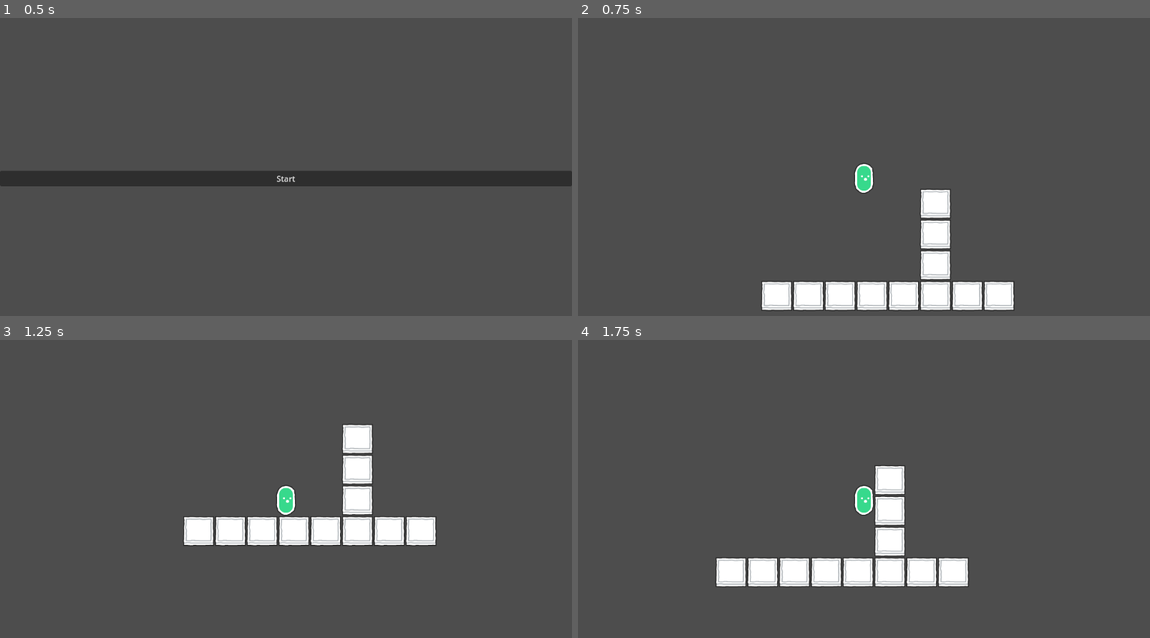
Above: before the commit, frames 1-4 (two rows, left to right).
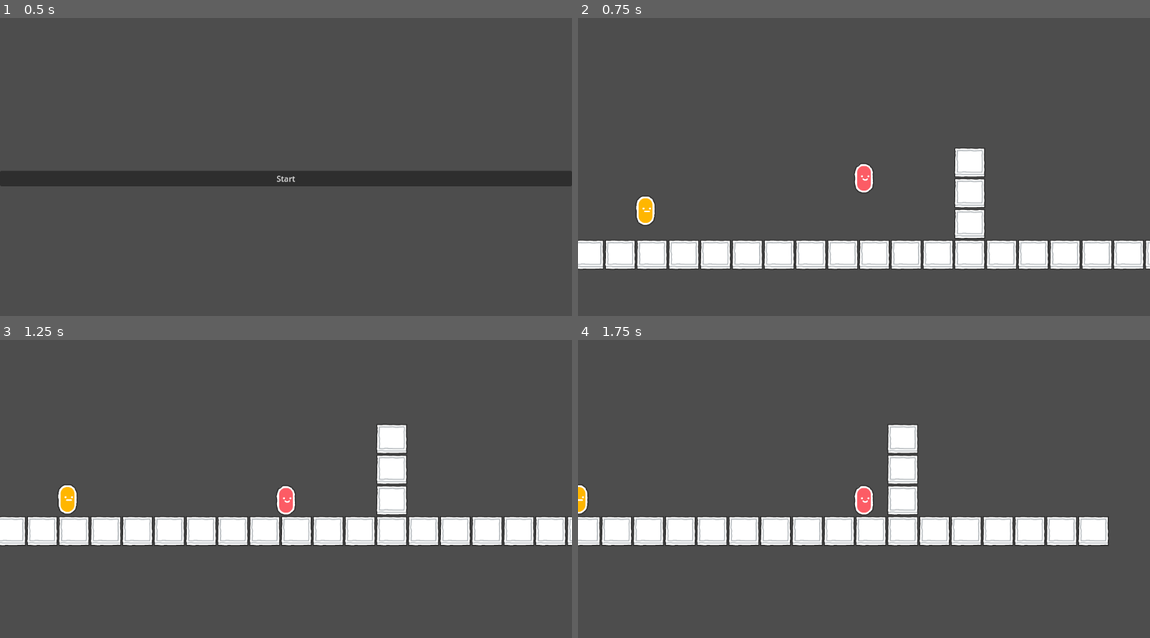
Above: after the commit, the same moments.

Repository: Alloces/DeadIsGood
Game: Godot game, scene res://MainMenu.tscn
The game is run twice, just before and just after one commit, with the same random seed, the same clock (stepped at 60 frames per second) and the same inputs.
Inputs:
- Up to frame 1 (0.5 s): no input
- Up to frame 2 (0.75 s): click "Start" at 0.5 s
- Up to frame 3 (1.25 s): no input
- Up to frame 4 (1.75 s): tap Enter (ui_accept) at 1.25, 1.52 s; hold Right (ui_right) from 1.28 s (still down)

Frame 1 is identical in both runs. In frame 2, 16% of the frame differs, in the area x 0-100%, y 43-99%; in frame 3, 9.9%; in frame 4, 15%.

Commit message:
add npc

Diff:
--- a/scenes/Levels/Level_1.tscn
+++ b/scenes/Levels/Level_1.tscn
@@ -1,7 +1,8 @@
-[gd_scene load_steps=5 format=3 uid="uid://ni2chbecqsvi"]
+[gd_scene load_steps=6 format=3 uid="uid://ni2chbecqsvi"]
 
 [ext_resource type="Texture2D" uid="uid://db3s5iecejcda" path="res://assets/Scribble/spritesheet_default.png" id="1_4xlef"]
 [ext_resource type="PackedScene" uid="uid://ceex3gangy2cq" path="res://scenes/Player/Player.tscn" id="2_2uk15"]
+[ext_resource type="PackedScene" uid="uid://4p7phwurvws8" path="res://scenes/NPC/NPC.tscn" id="3_22bpr"]
 
 [sub_resource type="TileSetAtlasSource" id="TileSetAtlasSource_xuirc"]
 texture = ExtResource("1_4xlef")
@@ -386,8 +387,10 @@
 scale = Vector2(1, 0.966707)
 tile_set = SubResource("TileSet_2n47c")
 format = 2
-layer_0/tile_data = PackedInt32Array(589824, 65536, 10, 5898 …(144 unchanged characters)… 10, 458757, 65536, 10, 393221, 65536, 10)
+layer_0/tile_data = PackedInt32Array(589824, 65536, 10, 5898 …(144 unchanged characters)… 10, 458757, 65536, 10, 393221, 65536, 10, 655359, 65536, 10, 655358, 65536, 10, 655357, 65536, 10, 655356, 65536, 10, 655355, 65536, 10, 655354, 65536, 10, 655353, 65536, 10, 589832, 65536, 10, 589833, 65536, 10, 589834, 65536, 10, 589835, 65536, 10)
+
+[node name="NPC" parent="." instance=ExtResource("3_22bpr")]
+position = Vector2(-301, 485)
 
 [node name="Player" parent="." instance=ExtResource("2_2uk15")]
-position = Vector2(208, 337)
-type = 1
+position = Vector2(139, 420)
--- /dev/null
+++ b/scenes/NPC/NPC.gd
@@ -0,0 +1,12 @@
+extends CharacterBody2D
+
+@export var type: Dude.Types = Dude.Types.Red
+
+var gravity = ProjectSettings.get_setting("physics/2d/default_gravity")
+
+
+func _physics_process(delta):
+	if not is_on_floor():
+		velocity.y += gravity * delta
+
+	move_and_slide()
--- /dev/null
+++ b/scenes/NPC/NPC.tscn
@@ -0,0 +1,17 @@
+[gd_scene load_steps=4 format=3 uid="uid://4p7phwurvws8"]
+
+[ext_resource type="Script" path="res://scenes/NPC/NPC.gd" id="1_8tqlw"]
+[ext_resource type="PackedScene" uid="uid://chm67gi5crs17" path="res://scenes/Dude/Dude.tscn" id="1_67xop"]
+
+[sub_resource type="CapsuleShape2D" id="CapsuleShape2D_65ng3"]
+radius = 23.0
+height = 68.0
+
+[node name="NPC" type="CharacterBody2D"]
+script = ExtResource("1_8tqlw")
+
+[node name="Dude" parent="." instance=ExtResource("1_67xop")]
+
+[node name="CollisionShape2D" type="CollisionShape2D" parent="."]
+position = Vector2(0, -2)
+shape = SubResource("CapsuleShape2D_65ng3")
